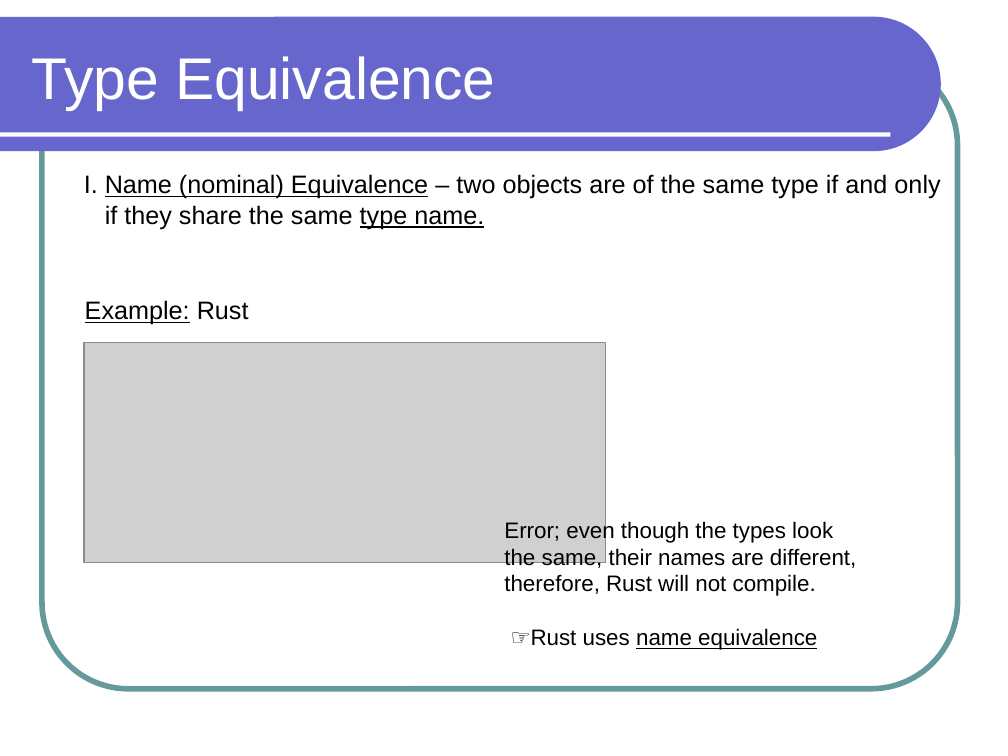
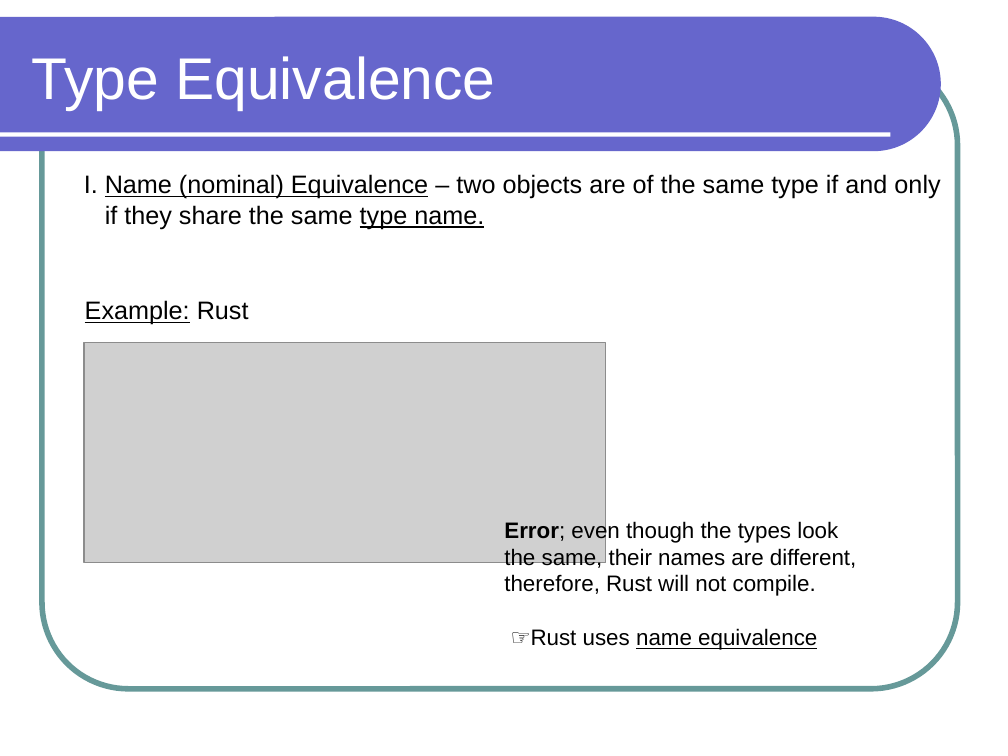
Before and after one commit to lutzhamel/CSC301, a slide deck: slide 12 of notes/csc301-ln003.ppt. Drawn at 1008x756 pixels with LibreOffice and Linux fonts; fonts in the diff are those of the drawing; grey boxes stand for pictures. Boxes give left, top, right and bottom in pixels: in the first picture for what was removed or moved away, otherwise in the second. Text is boxed around its words. In the diff, an @@ line names an element or a change of style, - is before the commit and + after.

```diff
--- a/notes/csc301-ln003.ppt
+++ b/notes/csc301-ln003.ppt
@@ text "Error; even though the types ..." at (504,520,856,650): bold on in "Error;" @@
```
Also in this commit, not shown: 2 other slides changed, 1 other file.
